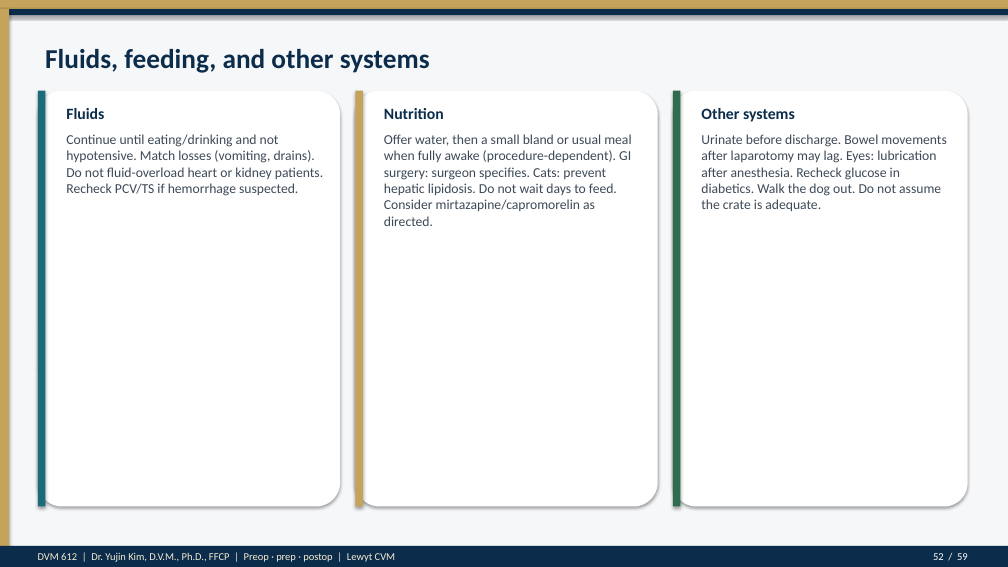
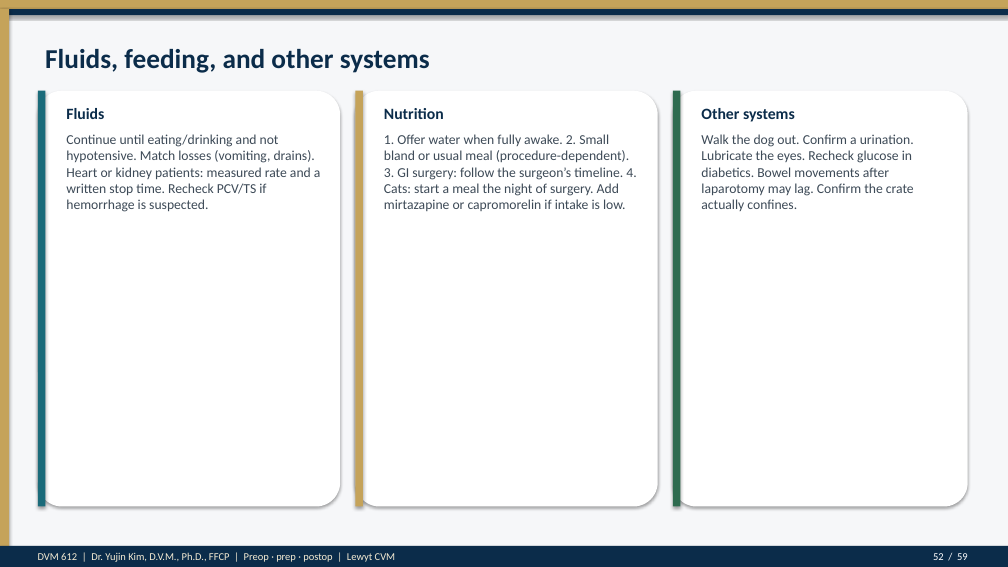
Before and after one commit to drkimvet/happycare, a slide deck: slide 52 of lectures/DVM-612_Week4_Preop_PatientPrep_Postop.pptx. Drawn at 1008x567 pixels with LibreOffice and Linux fonts; fonts in the diff are those of the drawing. Boxes give left, top, right and bottom in pixels: in the first picture for what was removed or moved away, otherwise in the second. Text is boxed around its words. In the diff, an @@ line names an element or a change of style, - is before the commit and + after.

```diff
--- a/lectures/DVM-612_Week4_Preop_PatientPrep_Postop.pptx
+++ b/lectures/DVM-612_Week4_Preop_PatientPrep_Postop.pptx
@@ text at [66,134,321,212]: text changed @@
-Continue until eating/drinking and not hypotensive. Match losses (vomiting, drains). Do not fluid-overload heart or kidney patients. Recheck PCV/TS if hemorrhage suspected.
+Continue until eating/drinking and not hypotensive. Match losses (vomiting, drains). Heart or kidney patients: measured rate and a written stop time. Recheck PCV/TS if hemorrhage is suspected.
@@ text at [384,134,636,211]: text changed @@
-Offer water, then a small bland or usual meal when fully awake (procedure-dependent). GI surgery: surgeon specifies. Cats: prevent hepatic lipidosis. Do not wait days to feed. Consider mirtazapine/capromorelin as directed.
+1. Offer water when fully awake. 2. Small bland or usual meal (procedure-dependent). 3. GI surgery: follow the surgeon’s timeline. 4. Cats: start a meal the night of surgery. Add mirtazapine or capromorelin if intake is low.
@@ text at [701,134,914,211]: text changed @@
-Urinate before discharge. Bowel movements after laparotomy may lag. Eyes: lubrication after anesthesia. Recheck glucose in diabetics. Walk the dog out. Do not assume the crate is adequate.
+Walk the dog out. Confirm a urination. Lubricate the eyes. Recheck glucose in diabetics. Bowel movements after laparotomy may lag. Confirm the crate actually confines.
```
Also in this commit, not shown: 33 other slides changed, 8 other files.
